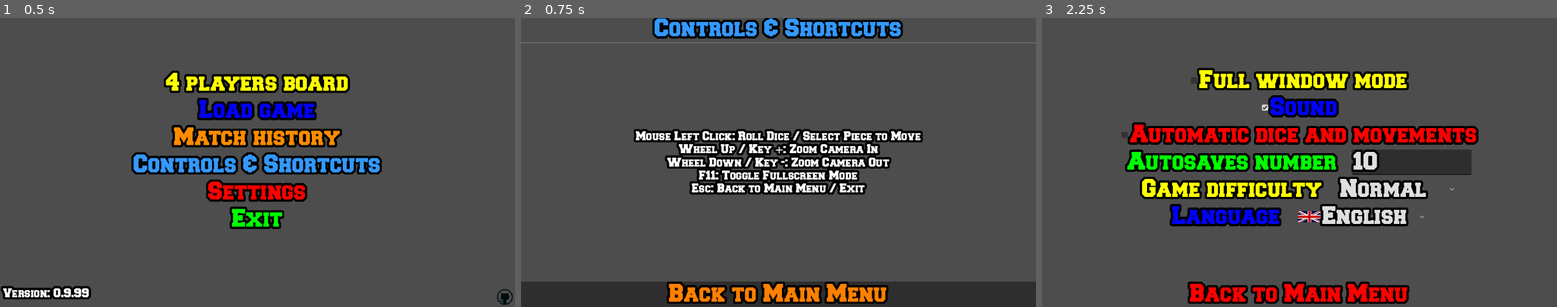
Above: before the commit, frames 1-3 (left to right).
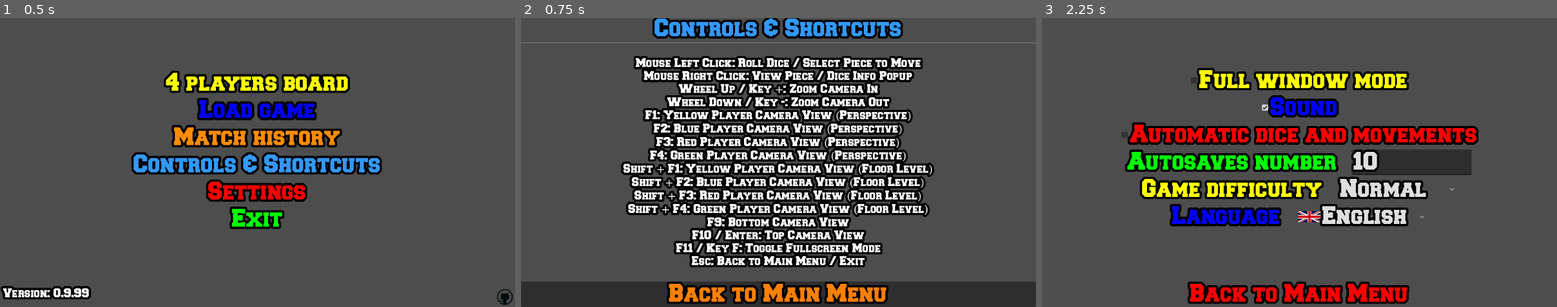
Above: after the commit, the same moments.

Repository: turulomio/gdparchis
Game: Godot game, scene res://scenes/Main.tscn
The game is run twice, just before and just after one commit, with the same random seed, the same clock (stepped at 60 frames per second) and the same inputs.
Inputs:
- Up to frame 1 (0.5 s): no input
- Up to frame 2 (0.75 s): click "Controls & Shortcuts" at 0.5 s
- Up to frame 3 (2.25 s): click "Back to Main Menu" at 1.25 s; click "Settings" at 2 s

Frame 1 is identical in both runs. In frame 2, 29% of the frame differs, in the area x 19-81%, y 13-87%; in frame 3, nothing differs.

Commit message:
Improved controls,, translations

Diff:
--- a/i18n/translations.csv
+++ b/i18n/translations.csv
@@ -3,13 +3,25 @@
 A 5! You must leave home,A 5! You must leave home,¡Un 5! Tienes que salir de casa,Un 5! Vous devez sortir de la maison
 Automatic dice and movements,Automatic dice and movements,Dado y movimientos automáticos,Dés et mouvements automatiques
 Autosaves number  ,Autosaves number  ,Número de autoguardados  ,Nombre de sauvegardes auto
+Back to Main Menu,Back to Main Menu,Volver al menú principal,Retour au menu principal
 Composition,Composition,Composición,Composition
+Controls & Shortcuts,Controls & Shortcuts,Controles y atajos,Contrôles et raccourcis
 Disabled,Disabled,Desactivado,Désactivé
 Difficult,Difficult,Difícil,Difficile
 Duration: {0},Duration: {0},Duración: {0},Durée: {0}
 Easy,Easy,Fácil,Facile
+English,English,Inglés,Anglais
+Esc: Back to Main Menu / Exit,Esc: Back to Main Menu / Exit,Esc: Volver al menú principal / Salir,Esc: Retour au menu principal / Quitter
 Exit,Exit,Salir,Quitter
+F1: Yellow Player Camera View (Perspective),F1: Yellow Player Camera View (Perspective),F1: Vista de cámara del jugador amarillo (perspectiva),F1: Vue caméra joueur jaune (perspective)
+F2: Blue Player Camera View (Perspective),F2: Blue Player Camera View (Perspective),F2: Vista de cámara del jugador azul (perspectiva),F2: Vue caméra joueur bleu (perspective)
+F3: Red Player Camera View (Perspective),F3: Red Player Camera View (Perspective),F3: Vista de cámara del jugador rojo (perspectiva),F3: Vue caméra joueur rouge (perspective)
+F4: Green Player Camera View (Perspective),F4: Green Player Camera View (Perspective),F4: Vista de cámara del jugador verde (perspectiva),F4: Vue caméra joueur vert (perspective)
+F9: Bottom Camera View,F9: Bottom Camera View,F9: Vista inferior de cámara,F9: Vue caméra inférieure
+F10 / Enter: Top Camera View,F10 / Enter: Top Camera View,F10 / Enter: Vista cenital de cámara,F10 / Entrée: Vue caméra zénithale
+F11 / Key F: Toggle Fullscreen Mode,F11 / Key F: Toggle Fullscreen Mode,F11 / Tecla F: Alternar modo pantalla completa,F11 / Touche F: Basculer en mode plein écran
 Fake dice: {0},Fake dice: {0},Dado trucado: {0},Faux dés: {0}
+French,French,Francés,Français
 Full window mode,Full window mode,Modo de pantalla completa,Mode plein écran
 Game difficulty  ,Game difficulty  ,Dificultad del juego  ,Difficulté du jeu
 Human,Human,Persona,Humain
@@ -17,25 +29,37 @@
 Language  ,Language  ,Idioma  ,Langue
 Let's see who starts,Let's see who starts,Veamos quién empieza,Voyons qui commence
 Load game,Load game,Cargar juego,Charger la partie
+Match History,Match History,Registro de partidas,Historique des parties
 Match history,Match history,Registro de partidas,Historique des parties
+Mouse Left Click: Roll Dice / Select Piece to Move,Mouse Left Click: Roll Dice / Select Piece to Move,Clic izquierdo del ratón: Tirar dado / Seleccionar ficha a mover,Clic gauche de la souris: Lancer le dé / Sélectionner un pion à déplacer
+Mouse Right Click: View Piece / Dice Info Popup,Mouse Right Click: View Piece / Dice Info Popup,Clic derecho del ratón: Ver ventana flotante de ficha / dado,Clic droit de la souris: Afficher les infos du pion / dé
 No games logged yet,No games logged yet,No hay partidas registradas aún,Aucune partie enregistrée
 Normal,Normal,Normal,Normal
 Person,Person,Persona,Personne
 Piece in goal! +10 moves,Piece in goal! +10 moves,¡Ficha en meta! +10 movimientos,Pion au but! +10 déplacements
-Player {0} starts,Player {0} starts,El jugador {0} comienza,Le joueur {0} commence
-Player {0} wins,Player {0} wins,El jugador {0} gana,Le joueur {0} gagne
+Player {0} starts,Player {0} starts,El jugador {0} comienza,Le jugador {0} commence
+Player {0} wins,Player {0} wins,El jugador {0} gana,Le jugador {0} gagne
 players board,players board,jugadores tablero,joueurs plateau
 Plays?,Plays?,¿Juega?,Joue?
 Recovering dice,Recovering dice,Recuperando el dado,Récupération du dé
 Return,Return,Volver,Retour
 Settings,Settings,Configuración,Paramètres
+Shift + F1: Yellow Player Camera View (Floor Level),Shift + F1: Yellow Player Camera View (Floor Level),Shift + F1: Vista a nivel de suelo del jugador amarillo,Shift + F1: Vue niveau du sol joueur jaune
+Shift + F2: Blue Player Camera View (Floor Level),Shift + F2: Blue Player Camera View (Floor Level),Shift + F2: Vista a nivel de suelo del jugador azul,Shift + F2: Vue niveau du sol joueur bleu
+Shift + F3: Red Player Camera View (Floor Level),Shift + F3: Red Player Camera View (Floor Level),Shift + F3: Vista a nivel de suelo del jugador rojo,Shift + F3: Vue niveau du sol joueur rouge
+Shift + F4: Green Player Camera View (Floor Level),Shift + F4: Green Player Camera View (Floor Level),Shift + F4: Vista a nivel de suelo del jugador verde,Shift + F4: Vue niveau du sol joueur vert
 Sound,Sound,Sonido,Son
+Spanish,Spanish,Español,Espagnol
 Start game,Start game,Inicia el juego,Commencer la partie
 Tilted dice - Rerolling from new position,Tilted dice - Rerolling from new position,Dado inclinado - Relanzando desde nueva posición,Dé incliné - Relance depuis une nouvelle position
 Tree sixes: You're lucky you are in the final ramp,Tree sixes: You're lucky you are in the final ramp,Tres seises: Tienes suerte de estar en el pasillo final,Trois six: Vous avez de la chance d'être sur la rampe finale
 Tree sixes: You're lucky you can't move,Tree sixes: You're lucky you can't move,Tres seises: Tienes suerte de no poder mover,Trois six: Vous avez de la chance de ne pas pouvoir bouger
 Tree sixes: too fast too young,Tree sixes: too fast too young,Tres seises: A casa la ficha,Trois six: Retour à la maison
 Upps, I did it again,Upps, I did it again,Upps, lo hice otra vez,Oups, je l'ai encore fait
+User name,User name,Nombre de usuario,Nom d'utilisateur
+" Version: {0}"," Version: {0}"," Versión: {0}"," Version: {0}"
+Wheel Down / Key -: Zoom Camera Out,Wheel Down / Key -: Zoom Camera Out,Rueda abajo / Tecla -: Alejar cámara,Molette bas / Touche -: Zoom arrière caméra
+Wheel Up / Key +: Zoom Camera In,Wheel Up / Key +: Zoom Camera In,Rueda arriba / Tecla +: Acercar cámara,Molette haut / Touche +: Zoom avant caméra
 Winner,Winner,Ganador,Gagnant
 "{0}, I did it unintentionally! +20 moves","{0}, I did it unintentionally! +20 moves","¡{0}, lo hice sin querer! +20 movimientos","{0}, je l'ai fait sans le vouloir! +20 déplacements"
 "{0}, you're so tasty! +20 moves","{0}, you're so tasty! +20 moves","¡{0}, estás riquísimo! +20 movimientos","{0}, tu es si délicieux! +20 déplacements"
--- a/scenes/Controls.tscn
+++ b/scenes/Controls.tscn
@@ -33,36 +33,108 @@
 [node name="HSeparator" type="HSeparator" parent="VBoxContainer"]
 layout_mode = 2
 
-[node name="ControlsList" type="VBoxContainer" parent="VBoxContainer"]
+[node name="ScrollContainer" type="ScrollContainer" parent="VBoxContainer"]
 layout_mode = 2
+size_flags_vertical = 3
+horizontal_scroll_mode = 0
+
+[node name="ControlsList" type="VBoxContainer" parent="VBoxContainer/ScrollContainer"]
+layout_mode = 2
+size_flags_horizontal = 3
 size_flags_vertical = 3
 alignment = 1
 
-[node name="Ctrl1" type="Label" parent="VBoxContainer/ControlsList"]
+[node name="Ctrl1" type="Label" parent="VBoxContainer/ScrollContainer/ControlsList"]
 layout_mode = 2
 theme = ExtResource("3")
 text = "Mouse Left Click: Roll Dice / Select Piece to Move"
 horizontal_alignment = 1
 
-[node name="Ctrl2" type="Label" parent="VBoxContainer/ControlsList"]
+[node name="Ctrl2" type="Label" parent="VBoxContainer/ScrollContainer/ControlsList"]
+layout_mode = 2
+theme = ExtResource("3")
+text = "Mouse Right Click: View Piece / Dice Info Popup"
+horizontal_alignment = 1
+
+[node name="Ctrl3" type="Label" parent="VBoxContainer/ScrollContainer/ControlsList"]
 layout_mode = 2
 theme = ExtResource("3")
 text = "Wheel Up / Key +: Zoom Camera In"
 horizontal_alignment = 1
 
-[node name="Ctrl3" type="Label" parent="VBoxContainer/ControlsList"]
+[node name="Ctrl4" type="Label" parent="VBoxContainer/ScrollContainer/ControlsList"]
 layout_mode = 2
 theme = ExtResource("3")
 text = "Wheel Down / Key -: Zoom Camera Out"
 horizontal_alignment = 1
 
-[node name="Ctrl4" type="Label" parent="VBoxContainer/ControlsList"]
+[node name="Ctrl5" type="Label" parent="VBoxContainer/ScrollContainer/ControlsList"]
 layout_mode = 2
 theme = ExtResource("3")
-text = "F11: Toggle Fullscreen Mode"
+text = "F1: Yellow Player Camera View (Perspective)"
 horizontal_alignment = 1
 
-[node name="Ctrl5" type="Label" parent="VBoxContainer/ControlsList"]
+[node name="Ctrl6" type="Label" parent="VBoxContainer/ScrollContainer/ControlsList"]
+layout_mode = 2
+theme = ExtResource("3")
+text = "F2: Blue Player Camera View (Perspective)"
+horizontal_alignment = 1
+
+[node name="Ctrl7" type="Label" parent="VBoxContainer/ScrollContainer/ControlsList"]
+layout_mode = 2
+theme = ExtResource("3")
+text = "F3: Red Player Camera View (Perspective)"
+horizontal_alignment = 1
+
+[node name="Ctrl8" type="Label" parent="VBoxContainer/ScrollContainer/ControlsList"]
+layout_mode = 2
+theme = ExtResource("3")
+text = "F4: Green Player Camera View (Perspective)"
+horizontal_alignment = 1
+
+[node name="Ctrl9" type="Label" parent="VBoxContainer/ScrollContainer/ControlsList"]
+layout_mode = 2
+theme = ExtResource("3")
+text = "Shift + F1: Yellow Player Camera View (Floor Level)"
+horizontal_alignment = 1
+
+[node name="Ctrl10" type="Label" parent="VBoxContainer/ScrollContainer/ControlsList"]
+layout_mode = 2
+theme = ExtResource("3")
+text = "Shift + F2: Blue Player Camera View (Floor Level)"
+horizontal_alignment = 1
+
+[node name="Ctrl11" type="Label" parent="VBoxContainer/ScrollContainer/ControlsList"]
+layout_mode = 2
+theme = ExtResource("3")
+text = "Shift + F3: Red Player Camera View (Floor Level)"
+horizontal_alignment = 1
+
+[node name="Ctrl12" type="Label" parent="VBoxContainer/ScrollContainer/ControlsList"]
+layout_mode = 2
+theme = ExtResource("3")
+text = "Shift + F4: Green Player Camera View (Floor Level)"
+horizontal_alignment = 1
+
+[node name="Ctrl13" type="Label" parent="VBoxContainer/ScrollContainer/ControlsList"]
+layout_mode = 2
+theme = ExtResource("3")
+text = "F9: Bottom Camera View"
+horizontal_alignment = 1
+
+[node name="Ctrl14" type="Label" parent="VBoxContainer/ScrollContainer/ControlsList"]
+layout_mode = 2
+theme = ExtResource("3")
+text = "F10 / Enter: Top Camera View"
+horizontal_alignment = 1
+
+[node name="Ctrl15" type="Label" parent="VBoxContainer/ScrollContainer/ControlsList"]
+layout_mode = 2
+theme = ExtResource("3")
+text = "F11 / Key F: Toggle Fullscreen Mode"
+horizontal_alignment = 1
+
+[node name="Ctrl16" type="Label" parent="VBoxContainer/ScrollContainer/ControlsList"]
 layout_mode = 2
 theme = ExtResource("3")
 text = "Esc: Back to Main Menu / Exit"
--- a/scenes/Game4.gd
+++ b/scenes/Game4.gd
@@ -145,10 +145,6 @@
 				player.dice().historical_report()
 		get_tree().change_scene_to_file.call_deferred("res://scenes/Main.tscn")
 
-	# Handle fullscreen toggle
-	if Input.is_action_just_pressed("full_screen"):
-		Globals.toggle_window_mode()
-
 	# Handle right-click debug popup info
 	if Input.is_action_just_pressed("right_click"):
 		var object = get_object_under_mouse()
--- a/scenes/Globals.gd
+++ b/scenes/Globals.gd
@@ -598,22 +598,41 @@
 	print(Globals.game_data)
 
 
+## Checks if current window display mode is fullscreen.
+## @param screen Integer screen monitor index (default 0).
+## @return True if window is fullscreen.
 func is_window_mode_fullscreen(screen=0):
-	if  DisplayServer.window_get_mode(screen)== DisplayServer.WINDOW_MODE_FULLSCREEN:
+	if DisplayServer.window_get_mode(screen) == DisplayServer.WINDOW_MODE_FULLSCREEN:
 		return true
 	return false
 
-func set_window_mode_fullscreen(boolean,screen=0):
+
+## Sets window display mode to fullscreen or windowed.
+## @param boolean Boolean flag for fullscreen mode.
+## @param screen Integer screen monitor index (default 0).
+func set_window_mode_fullscreen(boolean, screen=0):
 	if boolean:
 		DisplayServer.window_set_mode(DisplayServer.WINDOW_MODE_FULLSCREEN, screen)
-		settings["full_screen"]=true
+		settings["full_screen"] = true
 	else:
 		DisplayServer.window_set_mode(DisplayServer.WINDOW_MODE_WINDOWED, screen)
-		settings["full_screen"]=false
+		settings["full_screen"] = false
 	save_settings()
 
+
+## Toggles between fullscreen and windowed display mode.
+## @param screen Integer screen monitor index (default 0).
 func toggle_window_mode(screen=0):
 	if is_window_mode_fullscreen(screen):
-		set_window_mode_fullscreen(false,screen)
+		set_window_mode_fullscreen(false, screen)
 	else:
-		set_window_mode_fullscreen(true,screen)
+		set_window_mode_fullscreen(true, screen)
+
+
+## Global input event handler capturing shortcut keys across all scenes (e.g. F11 fullscreen).
+## @param event InputEvent object.
+func _unhandled_input(event: InputEvent) -> void:
+	# Toggle window display mode when full_screen action (F11 / F key) is pressed
+	if event.is_action_pressed("full_screen"):
+		get_viewport().set_input_as_handled()
+		self.toggle_window_mode()
--- a/scenes/Options.gd
+++ b/scenes/Options.gd
@@ -28,7 +28,10 @@
 
 ## Window resize callback.
 func resize():
-	pass
+	# Sync FullScreen checkbox state with current window display mode
+	if has_node("VBoxContainer/FullScreen"):
+		$VBoxContainer/FullScreen.set_pressed_no_signal(Globals.is_window_mode_fullscreen())
+
 
 
 ## Checkbox toggle handler for Automatic Dice roll setting.
Binary file changed: i18n/translations.en.translation
Binary file changed: i18n/translations.es.translation
Binary file changed: i18n/translations.fr.translation
Not shown, changed: USER_MANUAL.md
